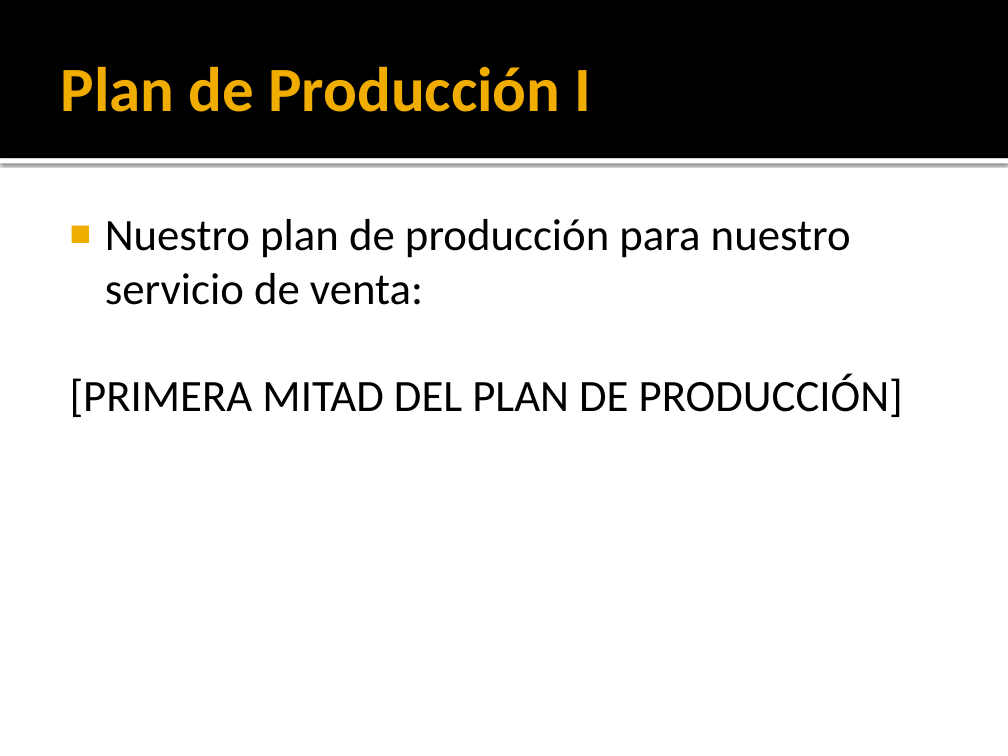
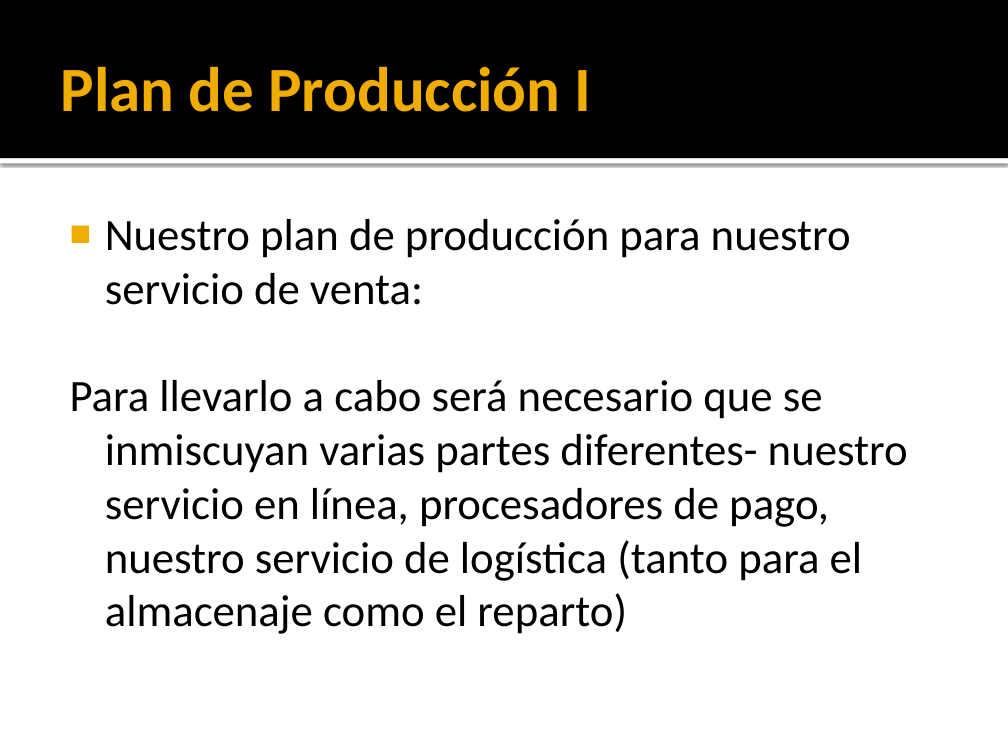
Before and after one commit to QuixoteCode/Experiencias_Ecohuerto, a slide deck: slide 10 of Presentacion_Empresa_6_3_2024.pptx. Drawn at 1008x756 pixels with LibreOffice and Linux fonts; fonts in the diff are those of the drawing. Boxes give left, top, right and bottom in pixels: in the first picture for what was removed or moved away, otherwise in the second. Text is boxed around its words. In the diff, an @@ line names an element or a change of style, - is before the commit and + after.

```diff
--- a/Presentacion_Empresa_6_3_2024.pptx
+++ b/Presentacion_Empresa_6_3_2024.pptx
@@ text at (70, 380, 908, 634): text changed @@
-[PRIMERA MITAD DEL PLAN DE PRODUCCIÓN]
+Para llevarlo a cabo será necesario que se inmiscuyan varias partes diferentes- nuestro servicio en línea, procesadores de pago, nuestro servicio de logística (tanto para el almacenaje como el reparto)
```
Also in this commit, not shown: 7 other slides changed, 4 slides added, 1 slide removed.
